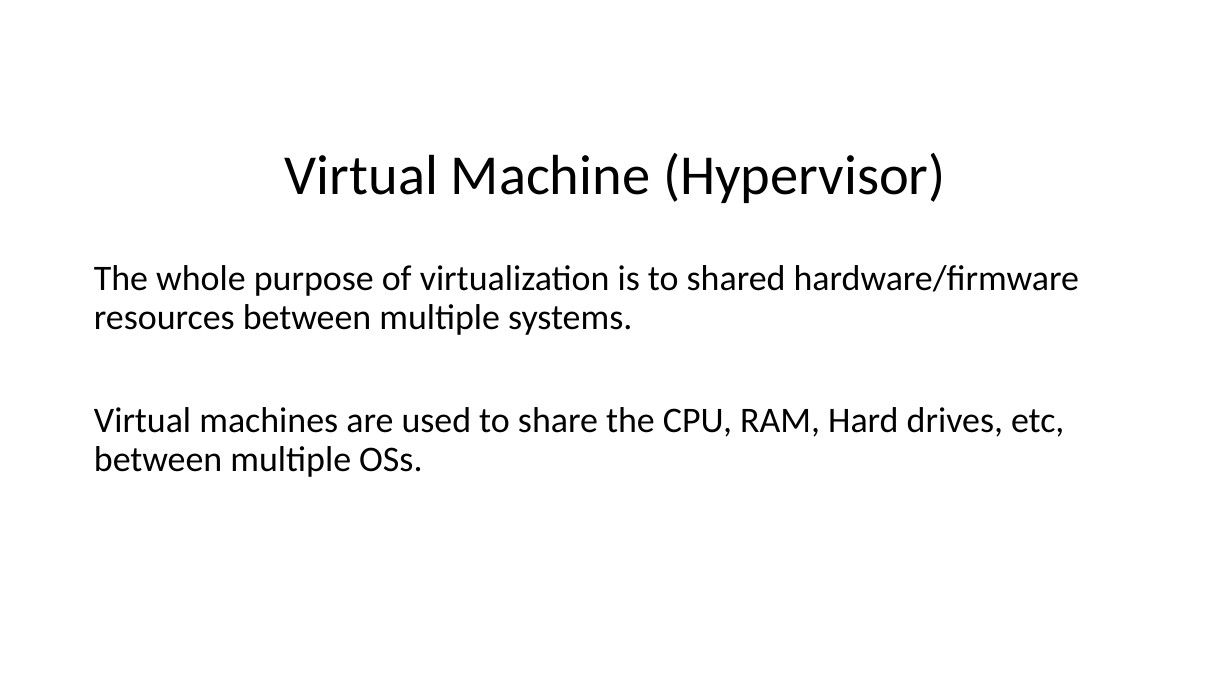
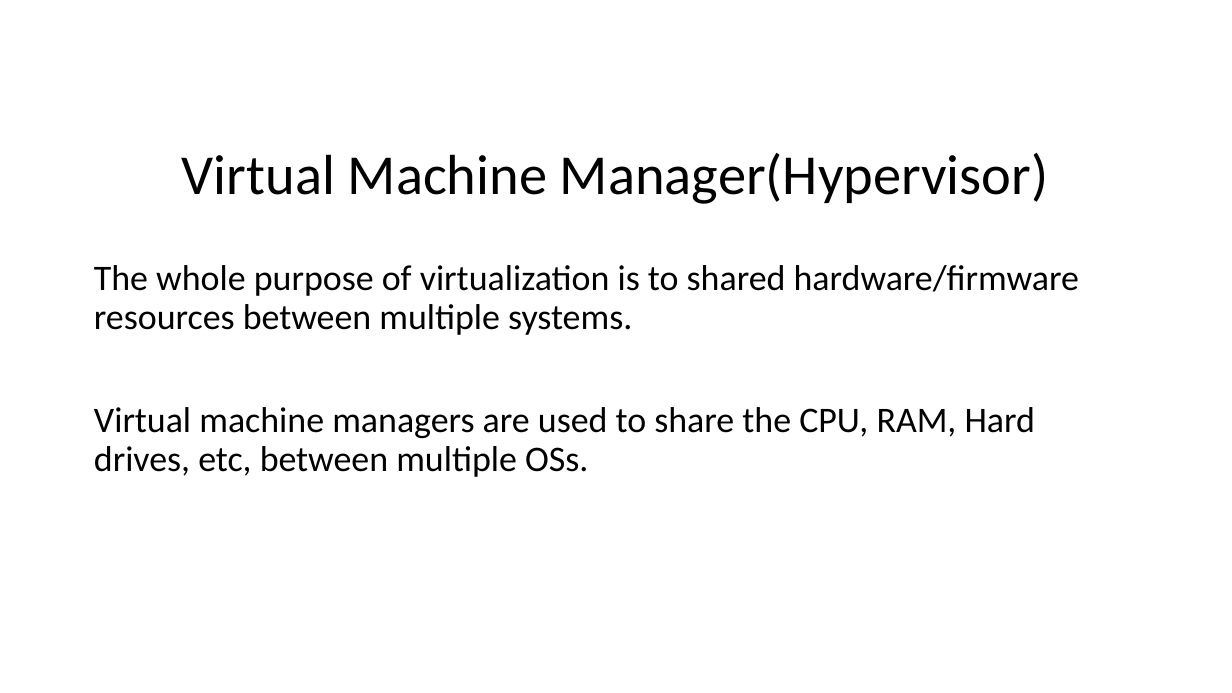
Before and after one commit to parsabee/UO_CIS212_LAB_SPRING19, a slide deck: slide 1 of week1/Lab1.pptx. Drawn at 1232x693 pixels with LibreOffice and Linux fonts; fonts in the diff are those of the drawing. Boxes give left, top, right and bottom in pixels: in the first picture for what was removed or moved away, otherwise in the second. Text is boxed around its words. In the diff, an @@ line names an element or a change of style, - is before the commit and + after.

Commit message:
fix

```diff
--- a/week1/Lab1.pptx
+++ b/week1/Lab1.pptx
@@ title at <box>182,153,1048,204</box>: text changed @@
-Virtual Machine (Hypervisor)
+Virtual Machine Manager(Hypervisor)
@@ text at <box>94,407,1035,477</box>: text changed @@
-Virtual machines are used to share the CPU, RAM, Hard drives, etc, between multiple OSs.
+Virtual machine managers are used to share the CPU, RAM, Hard drives, etc, between multiple OSs.
```
Also in this commit, not shown: 2 other slides changed.
